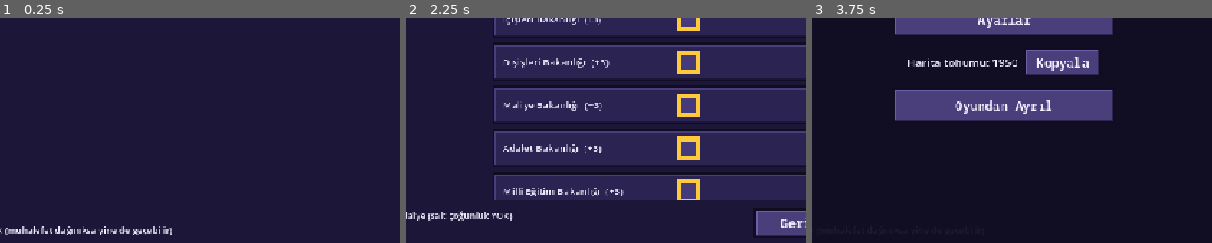
Above: before the commit, frames 1-3 (left to right).
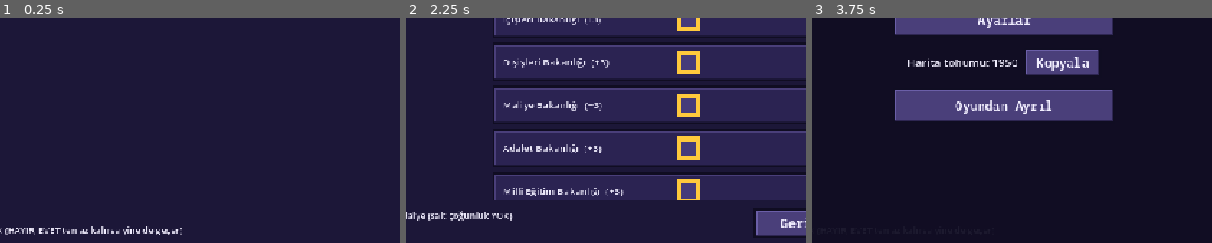
Above: after the commit, the same moments.

Repository: TriQue06/siyaset_oyunu_test_experimental
Game: Godot game, scene res://scenes/GovernmentFormation.tscn
Two runs of this game, one before a commit and one after it. Both use one fixed random seed, a clock stepped at 60 frames per second and the inputs below. This scene is started directly instead of the project's main scene. Sound files missing from this copy of the repository are replaced by a short silence.
Inputs:
- Up to frame 1 (0.25 s): no input
- Up to frame 2 (2.25 s): click "Menü" at 0.5 s; click "Devam Et (ESC)" at 1.25 s; click "Dağıtıma Geç" at 2 s
- Up to frame 3 (3.75 s): click "Geri" at 2.75 s; click "Menü" at 3.5 s
The pictures show only the part of the screen within x 26-76%, y 47-97%; the shares and areas given below are measured in that part.

The runs differ from the first frame. In frame 1, 0.9% of the frame differs, in the area x 2-46%, y 92-97%; in frame 2, nothing differs; in frame 3, less than 0.1%.

Commit message:
Sürüm 0.0.140: hükümet kurma ekranı parti bazlı, HAYIR EVET'ten fazlaysa hükümet kurulamaz
Co-Authored-By: Claude Opus 5.5 <noreply@anthropic.com>

Diff:
--- a/siyaset-oyunu/project.godot
+++ b/siyaset-oyunu/project.godot
@@ -11,7 +11,7 @@
 [application]
 
 config/name="Siyaset Oyunu"
-config/version="0.0.139"
+config/version="0.0.140"
 run/main_scene="res://scenes/Lobby.tscn"
 config/quit_on_go_back=false
 config/features=PackedStringArray("4.7", "Forward Plus")
--- a/siyaset-oyunu/scripts/government_formation.gd
+++ b/siyaset-oyunu/scripts/government_formation.gd
@@ -47,7 +47,7 @@
 
 	GovernmentManager.phase_changed.connect(_on_phase_changed)
 
-	_partners = [multiplayer.get_unique_id()]
+	_partners = [PartyManager.party_of(multiplayer.get_unique_id())]
 	_step = Step.PARTNERS
 	_rebuild()
 
@@ -97,7 +97,7 @@
 ## diyagramı. Hükümete seçilen ortaklar diyagramın solunda TAM renkli,
 ## dışarıda kalanlar soluk — koalisyonun meclisteki ağırlığı bir bakışta görünür.
 func _refresh_seat_view() -> void:
-	var ids: Array = GovernmentManager.voter_ids()
+	var ids: Array = GovernmentManager.seated_party_ids()
 	ids.sort_custom(func(a, b):
 		var in_a: bool = _partners.has(a)
 		var in_b: bool = _partners.has(b)
@@ -133,8 +133,8 @@
 	title.text = "Ortaklar (tıkla: ekle/çıkar):"
 	title.size_flags_vertical = Control.SIZE_SHRINK_CENTER
 	bar.add_child(title)
-	var me := multiplayer.get_unique_id()
-	for peer_id in GovernmentManager.voter_ids():
+	var me := PartyManager.party_of(multiplayer.get_unique_id())
+	for peer_id in GovernmentManager.seated_party_ids():
 		var in_gov: bool = _partners.has(peer_id)
 		var btn := Button.new()
 		UiSkin.skin_button(btn)
@@ -150,8 +150,8 @@
 # --- 1. Aşama: ortak seçimi -------------------------------------------------
 
 func _build_partner_rows() -> void:
-	var me := multiplayer.get_unique_id()
-	for peer_id in GovernmentManager.voter_ids():
+	var me := PartyManager.party_of(multiplayer.get_unique_id())
+	for peer_id in GovernmentManager.seated_party_ids():
 		var is_me: bool = peer_id == me
 		var row := PanelContainer.new()
 		UiSkin.skin_panel(row, UiSkin.PANEL)
@@ -175,7 +175,7 @@
 		name_label.size_flags_vertical = Control.SIZE_SHRINK_CENTER
 		name_label.text = "%s — %s   (%d sandalye)" % [
 			PartyManager.data_of(peer_id).get("name", "?"),
-			MultiplayerManager.players.get(peer_id, {}).get("name", "?"),
+			PoliticianPresets.display_name(int(peer_id)),
 			GovernmentManager.seats_of(peer_id),
 		]
 		hbox.add_child(name_label)
@@ -283,7 +283,7 @@
 	chip.mouse_filter = Control.MOUSE_FILTER_IGNORE
 	chip.tooltip_text = "%s — %s" % [
 		party.get("name", "?"),
-		MultiplayerManager.players.get(peer_id, {}).get("name", "?"),
+		PoliticianPresets.display_name(int(peer_id)),
 	]
 
 	# Parti rengi olduğu gibi görünsün: koyu 9-slice zemin yerine rozet
@@ -316,7 +316,7 @@
 		var total := GovernmentManager.total_seats()
 		summary_label.text = "Ortaklar: %s\nToplam %d/%d sandalye — %s" % [
 			" + ".join(names), seats, total,
-			"salt çoğunluk VAR" if seats * 2 > total else "salt çoğunluk YOK (muhalefet dağınıksa yine de geçebilir)",
+			"salt çoğunluk VAR" if seats * 2 > total else "salt çoğunluk YOK (HAYIR, EVET'ten az kalırsa yine de geçer)",
 		]
 		return
 
--- a/siyaset-oyunu/scripts/government_manager.gd
+++ b/siyaset-oyunu/scripts/government_manager.gd
@@ -754,8 +754,11 @@
 
 	# Salt çoğunluk = %50 + 1. Bu eşiği AŞAN "hayır" teklifi düşürür; oy
 	# vermeyenler çekimser sayılır.
-	var rejected: bool = totals.y * 2 > total_seats()
-	var reason := "Meclis çoğunluğu HAYIR dedi." if rejected else ""
+	# HAYIR, EVET'ten fazlaysa da teklif düşer (çekimserler sayılmaz):
+	# azınlık hükümeti ancak çekimserlerin desteğiyle kurulabilir.
+	var rejected: bool = totals.y * 2 > total_seats() or totals.y > totals.x
+	var reason := "Meclis çoğunluğu HAYIR dedi." if totals.y * 2 > total_seats() \
+		else ("HAYIR oyları (%d) EVET'ten (%d) fazla." % [totals.y, totals.x] if rejected else "")
 	if kind == KIND_CENSURE:
 		# Gensoru, EVET veren vekiller HAYIR verenlerden fazlaysa geçer (yasalardaki
 		# gibi). Çekimser ve oy vermeyenler sayılmaz; eşitlikte hükümet görevde kalır.
Not shown, changed: siyaset-oyunu/export_presets.cfg
